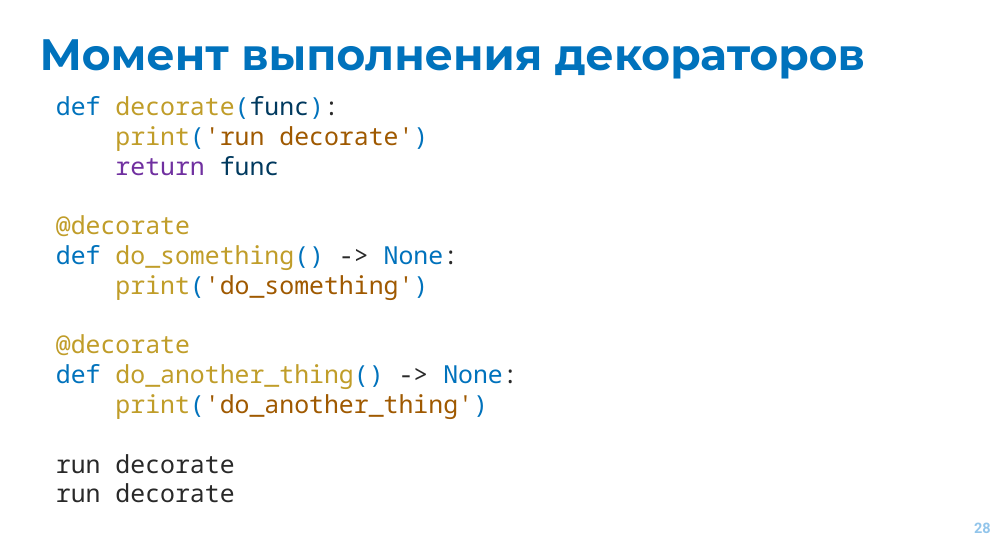
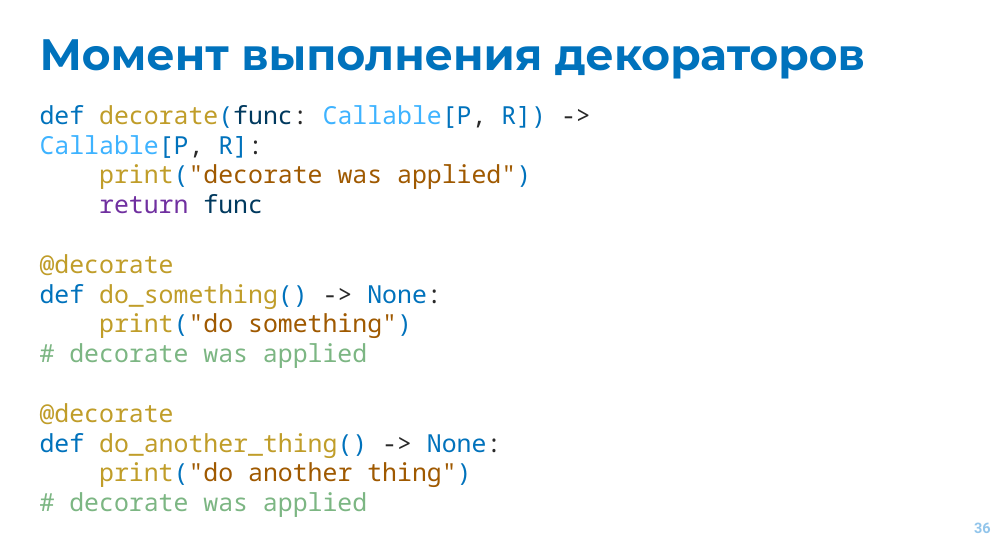
Before and after one commit to EvgrafovMichail/python_mipt_dafe, a slide deck: slide 36 of lessons/sem01/lesson08/decorators.pptx (slide 28 before the commit). Drawn at 1008x559 pixels with LibreOffice and Linux fonts; fonts in the diff are those of the drawing. Boxes give left, top, right and bottom in pixels: in the first picture for what was removed or moved away, otherwise in the second. Text is boxed around its words. In the diff, an @@ line names an element or a change of style, - is before the commit and + after.

```diff
--- a/lessons/sem01/lesson08/decorators.pptx
+++ b/lessons/sem01/lesson08/decorators.pptx
@@ text "def decorate(func: Callable[P, R]) -> ...": place and size @@
-text "def decorate(func: Callable[P, R]) -> ..." at bbox=[56, 96, 518, 503]
+text "def decorate(func: Callable[P, R]) -> ..." at bbox=[40, 105, 546, 487]
@@ text at bbox=[40, 105, 546, 189]: text changed; text colour #C09D29 to #A05900 @@
-def decorate(func):
-print('run decorate')
+def decorate(func: Callable[P, R]) -> Callable[P, R]:
+print("decorate was applied")
@@ text at bbox=[69, 313, 412, 368]: text changed; text colour #A05900 to #7CB683 @@
-print('do_something')
+print("do something")
+# decorate was applied
@@ text at bbox=[99, 462, 471, 487]: text changed; text colour #292929 to #7CB683 @@
-print('do_another_thing')
-run decorate
-run decorate
+print("do another thing")
+# decorate was applied
@@ page number at bbox=[974, 522, 991, 533]: text changed @@
-28
+36
```
Also in this commit, not shown: 5 other slides changed, 16 slides added, 6 slides removed.
